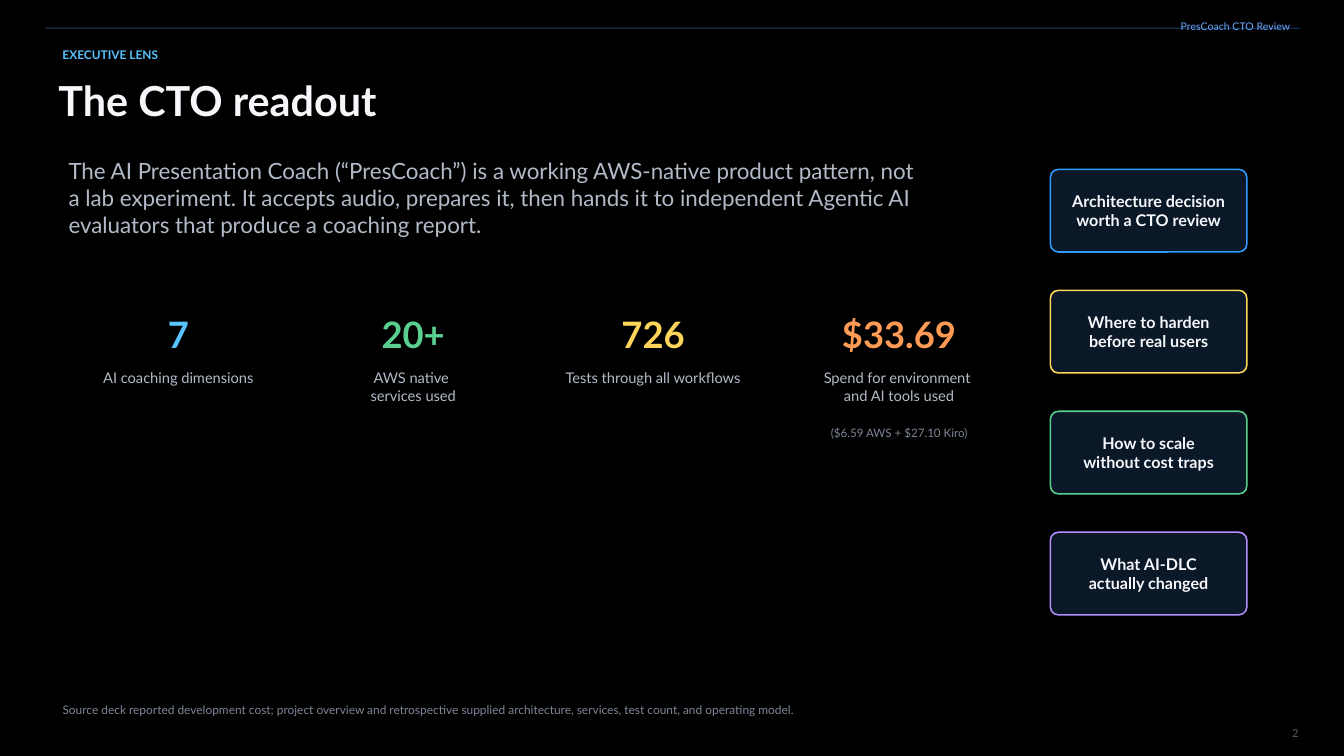
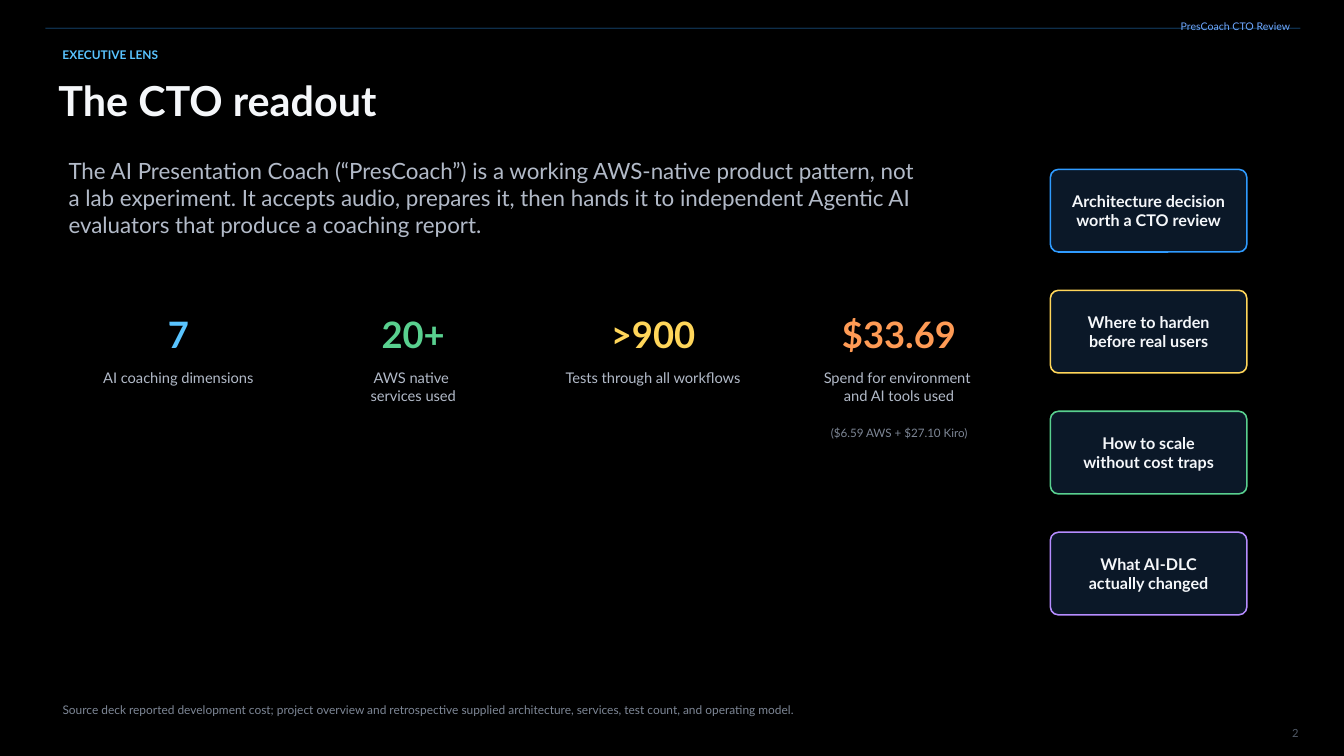
Before and after one commit to michaelgeiser/kiro-agentcore-app, a slide deck: slide 2 of documentation/AI Presentation Coach.pptx. Drawn at 1344x756 pixels with LibreOffice and Linux fonts; fonts in the diff are those of the drawing. Boxes give left, top, right and bottom in pixels: in the first picture for what was removed or moved away, otherwise in the second. Text is boxed around its words. In the diff, an @@ line names an element or a change of style, - is before the commit and + after.

```diff
--- a/documentation/AI Presentation Coach.pptx
+++ b/documentation/AI Presentation Coach.pptx
@@ text at [611, 321, 695, 349]: text changed @@
-726
+>900
```
Also in this commit, not shown: 1 other slide changed, 3 other files.
